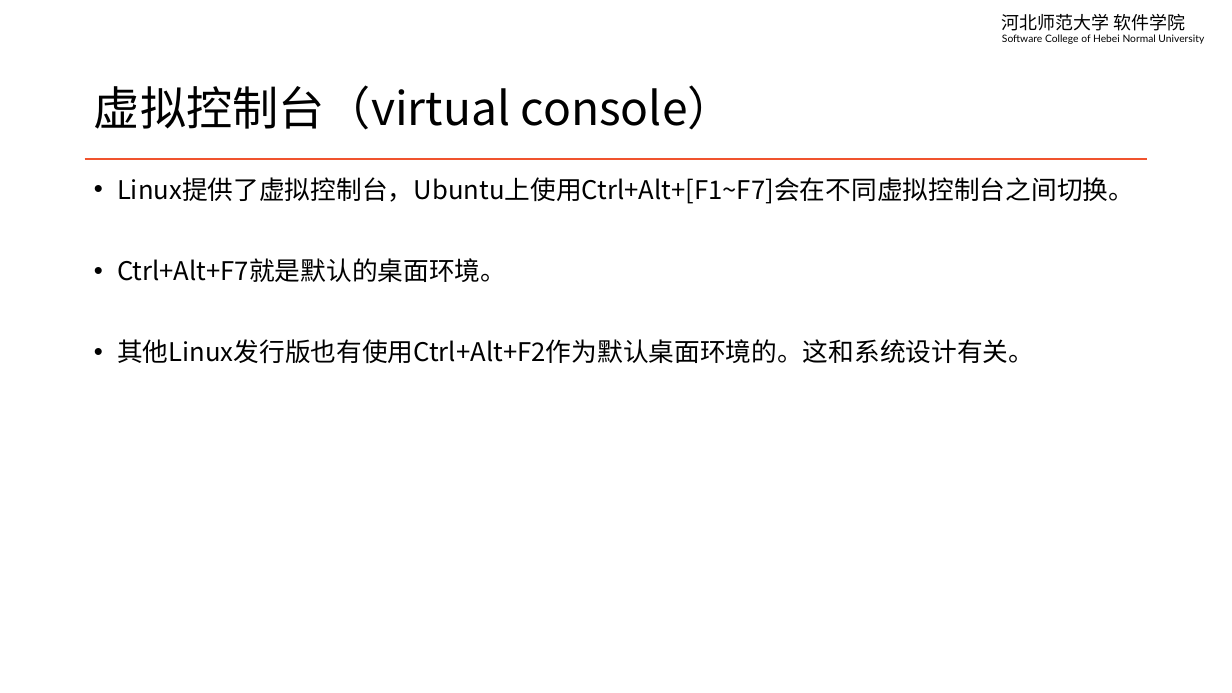
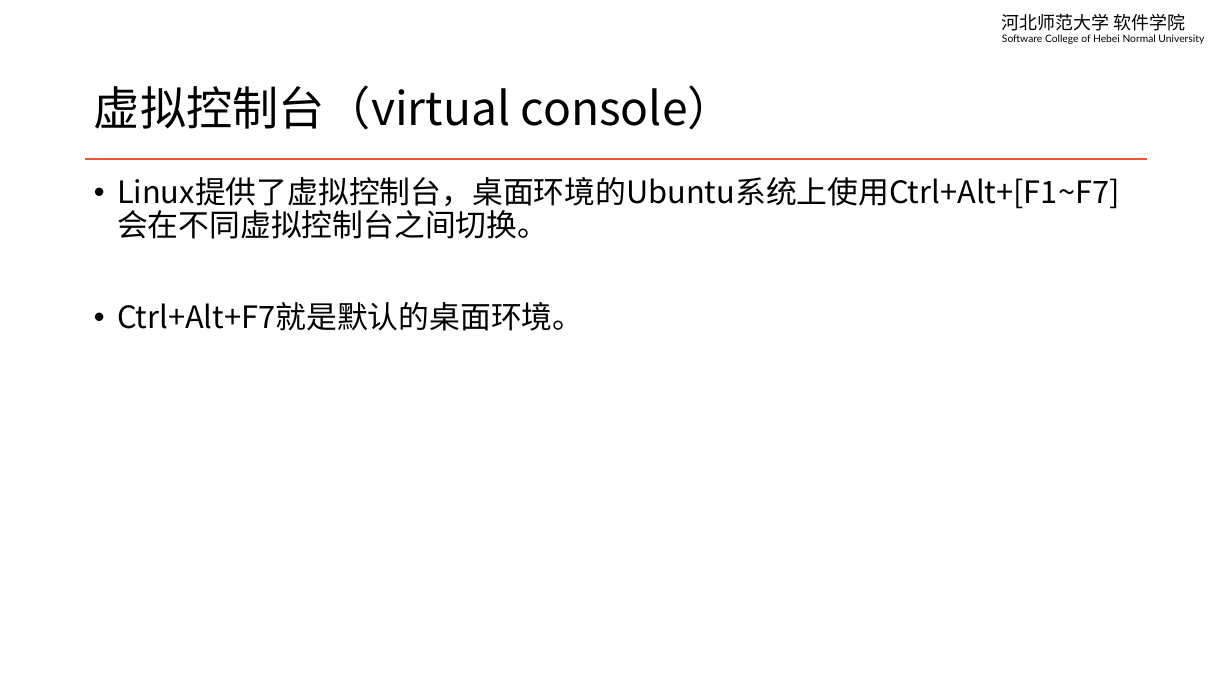
Before and after one commit to edu2act/course-linux-system, a slide deck: slide 3 of materials/slides/ch03-terminal-and-basic.pptx. Drawn at 1232x693 pixels with LibreOffice and Linux fonts; fonts in the diff are those of the drawing. Boxes give left, top, right and bottom in pixels: in the first picture for what was removed or moved away, otherwise in the second. Text is boxed around its words. In the diff, an @@ line names an element or a change of style, - is before the commit and + after.

```diff
--- a/materials/slides/ch03-terminal-and-basic.pptx
+++ b/materials/slides/ch03-terminal-and-basic.pptx
@@ text at (x1=117, y1=177, x2=1120, y2=239): text changed; size 20 to 24 pt @@
-• Linux提供了虚拟控制台，Ubuntu上使用Ctrl+Alt+[F1~F7]会在不同虚拟控制台之间切换。
+• Linux提供了虚拟控制台，桌面环境的Ubuntu系统上使用Ctrl+Alt+[F1~F7]会在不同虚拟控制台之间切换。
@@ text at (x1=117, y1=302, x2=583, y2=331): size 20 to 24 pt in "Ctrl+Alt+F7就是默认的桌面环境。" @@
@@ text at (x1=117, y1=339, x2=1034, y2=363): paragraph removed @@
-• 其他Linux发行版也有使用Ctrl+Alt+F2作为默认桌面环境的。这和系统设计有关。
```
Also in this commit, not shown: 9 other slides changed, 2 slides added, 5 other files.
